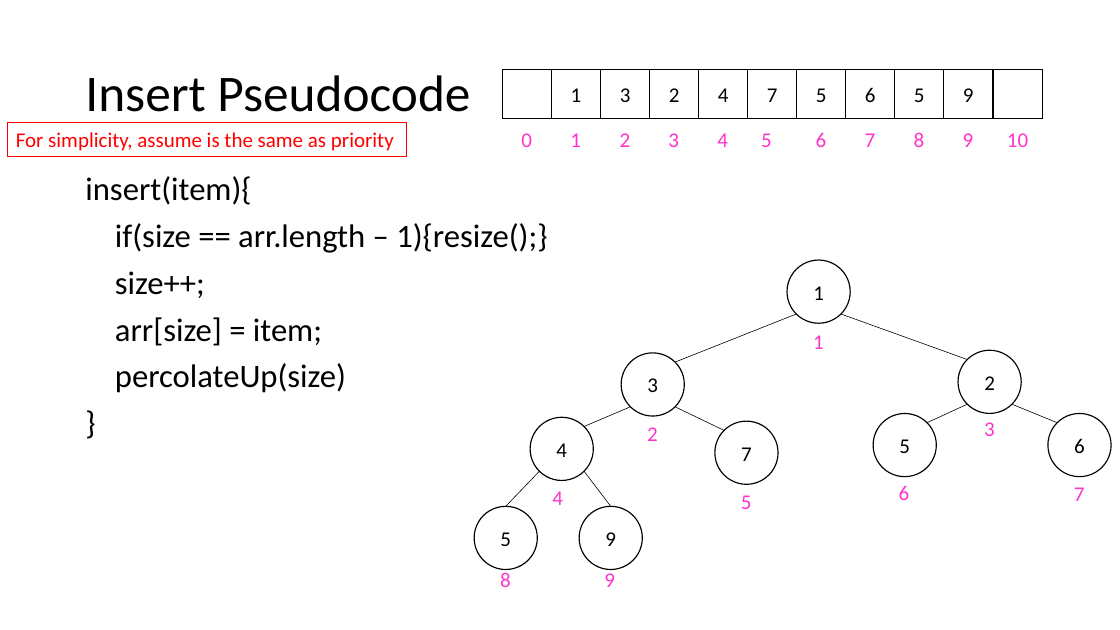
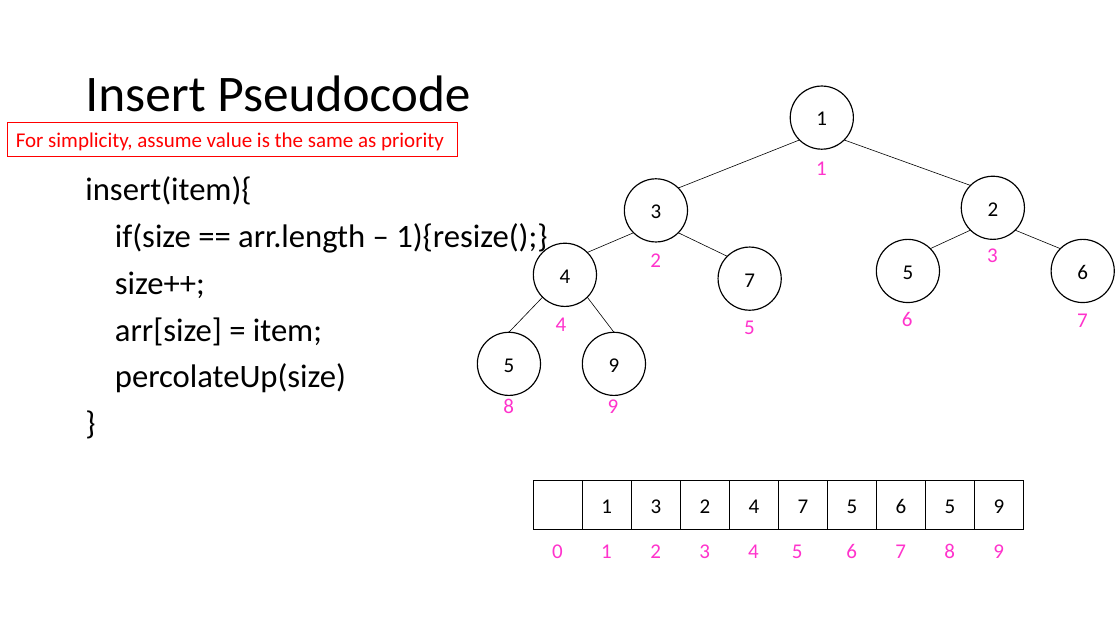
Before and after one commit to natebrunelle/cse332, a slide deck: slide 23 of markdown/files/slides/lecture5_pqs.pptx. Drawn at 1120x630 pixels with LibreOffice and Linux fonts; fonts in the diff are those of the drawing. Boxes give left, top, right and bottom in pixels: in the first picture for what was removed or moved away, otherwise in the second. Text is boxed around its words. In the diff, an @@ line names an element or a change of style, - is before the commit and + after.

```diff
--- a/markdown/files/slides/lecture5_pqs.pptx
+++ b/markdown/files/slides/lecture5_pqs.pptx
@@ rectangle removed at box(994, 70, 1043, 118) @@
@@ rectangle "For simplicity, assume value is ...": place and size @@
-rectangle "For simplicity, assume value is ..." at box(8, 123, 407, 156)
+rectangle "For simplicity, assume value is ..." at box(8, 123, 458, 156)
@@ text in rectangle at box(16, 132, 444, 151): text changed @@
-For simplicity, assume is the same as priority
+For simplicity, assume value is the same as priority
@@ text removed at box(1007, 133, 1028, 147) @@
-10
@@ 3 lines, 2 ellipses: place and size @@
-3 lines, 2 ellipses at box(676, 314, 1112, 476)
+3 lines, 2 ellipses at box(678, 140, 1114, 302)
@@ 7 ellipses, 6 texts, 5 lines: place and size @@
-7 ellipses, 6 texts, 5 lines at box(474, 260, 1085, 587)
+7 ellipses, 6 texts, 5 lines at box(477, 86, 1088, 413)
@@ text "2": place and size @@
-text "2" at box(620, 133, 631, 147)
+text "2" at box(650, 253, 661, 267)
@@ text "5": place and size @@
-text "5" at box(761, 133, 772, 147)
+text "5" at box(744, 320, 755, 334)
@@ text "6": place and size @@
-text "6" at box(816, 133, 827, 147)
+text "6" at box(902, 312, 913, 326)
@@ 10 rectangles, 7 texts: place and size @@
-10 rectangles, 7 texts at box(502, 70, 992, 147)
+10 rectangles, 7 texts at box(534, 481, 1023, 558)
@@ text "2": place and size @@
-text "2" at box(647, 427, 658, 441)
+text "2" at box(650, 544, 661, 558)
@@ text "5": place and size @@
-text "5" at box(741, 495, 752, 509)
+text "5" at box(792, 544, 803, 558)
@@ text "6": place and size @@
-text "6" at box(899, 486, 910, 500)
+text "6" at box(846, 544, 857, 558)
```
Also in this commit, not shown: 24 other slides changed, 1 slide added, 1 slide removed, 5 other files.
